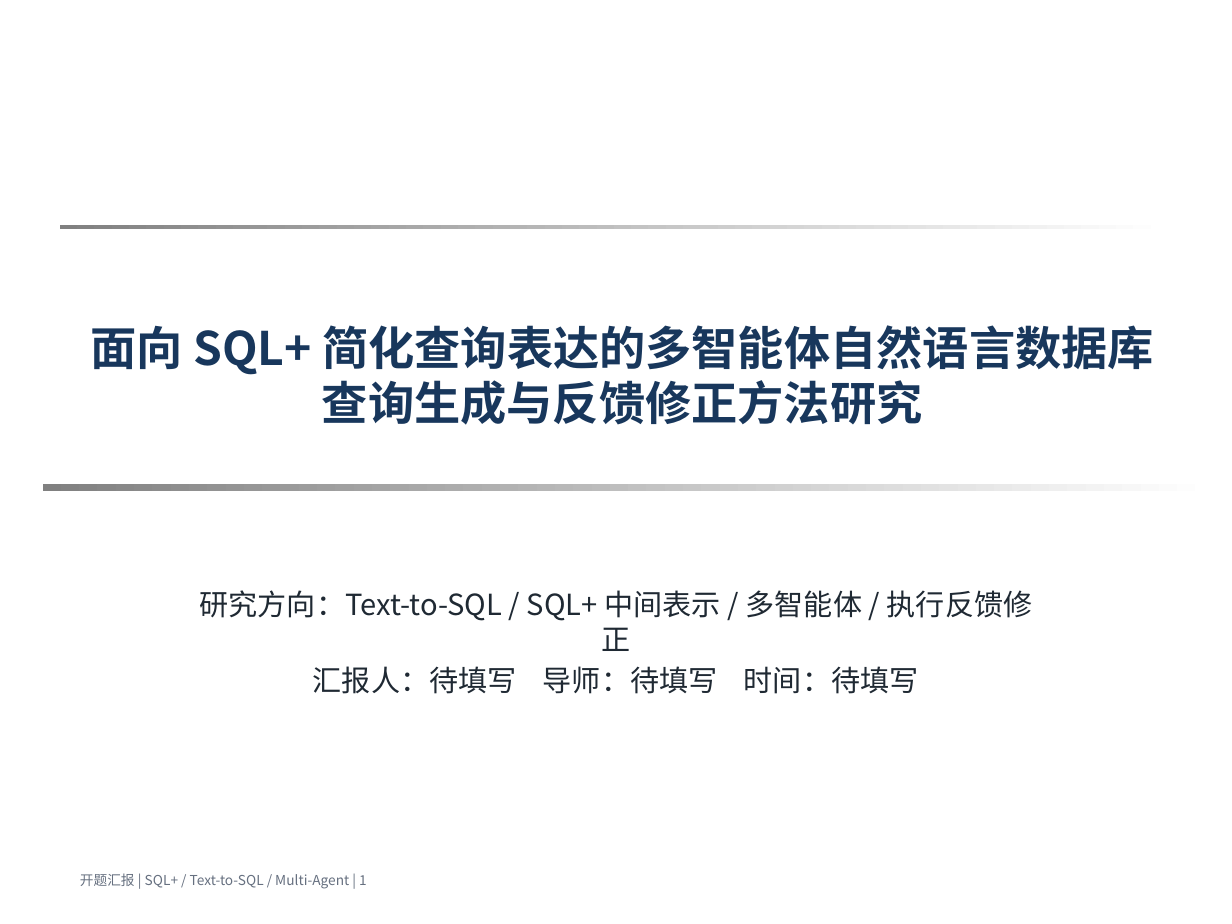
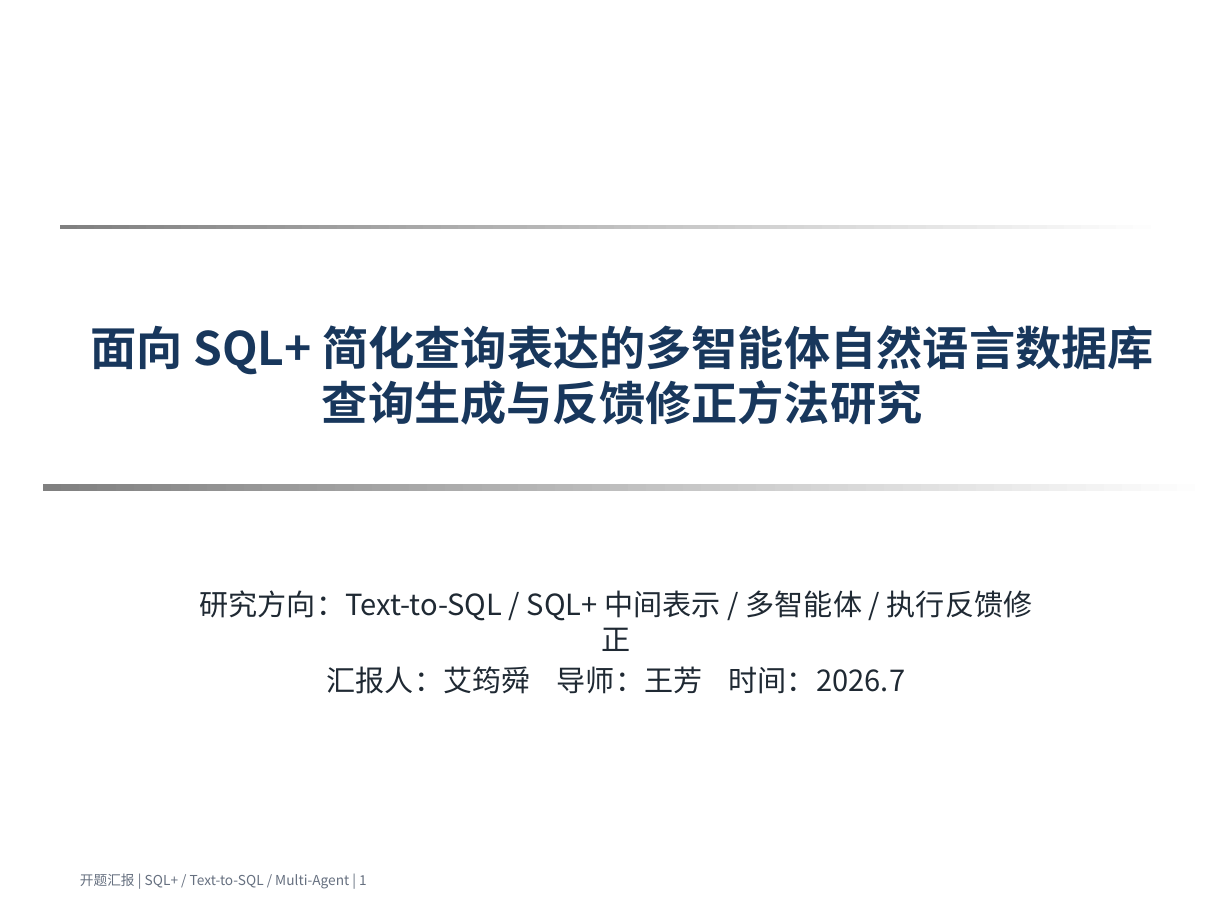
Before and after one commit to 3444374/nl2sql, a slide deck: slide 1 of docs/opening/opening_ppt_template_version_v6_long_notes.pptx. Drawn at 1232x924 pixels with LibreOffice and Linux fonts; fonts in the diff are those of the drawing; background and template pictures are left out. Boxes give left, top, right and bottom in pixels: in the first picture for what was removed or moved away, otherwise in the second. Text is boxed around its words. In the diff, an @@ line names an element or a change of style, - is before the commit and + after.

```diff
--- a/docs/opening/opening_ppt_template_version_v6_long_notes.pptx
+++ b/docs/opening/opening_ppt_template_version_v6_long_notes.pptx
@@ subtitle at [199, 590, 1033, 694]: text changed @@
-研究方向：Text-to-SQL / SQL+ 中间表示 / 多智能体 / 执行反馈修正
-汇报人：待填写 导师：待填写 时间：待填写
+研究方向：Text-to-SQL / SQL+ 中间表示 / 多智能体 / 执行反馈修正
+汇报人：艾筠舜 导师：王芳 时间：2026.7
```
Also in this commit, not shown: 2 other slides changed, 2 other files.
